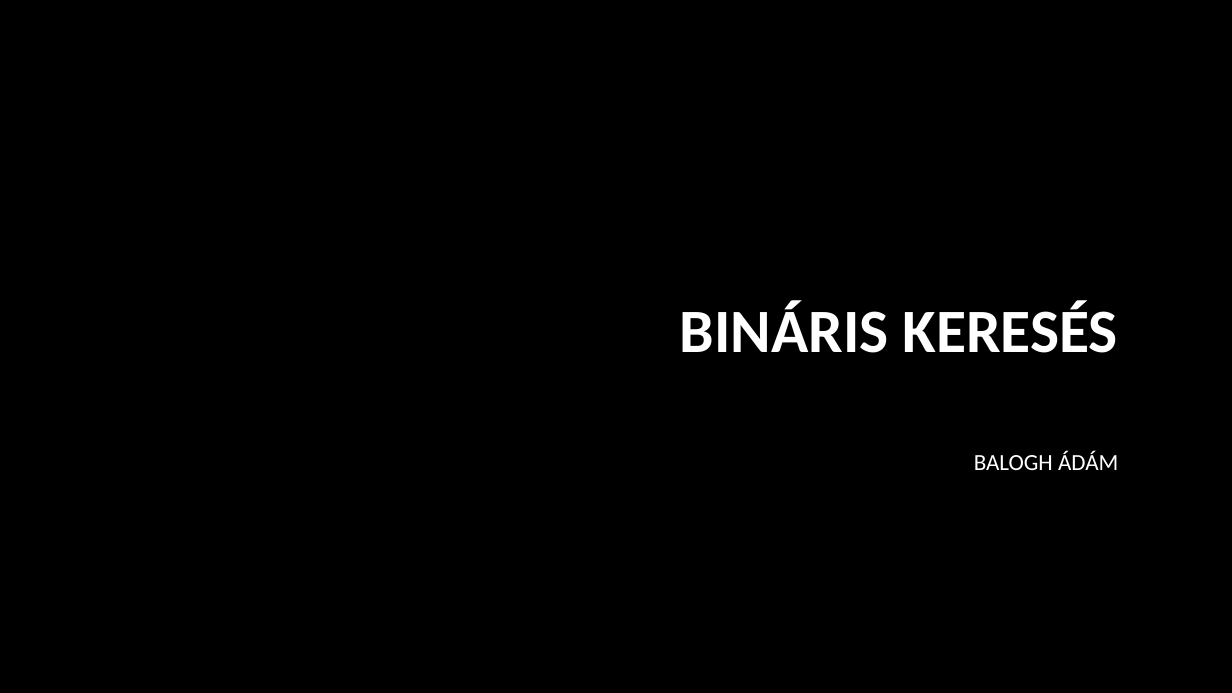
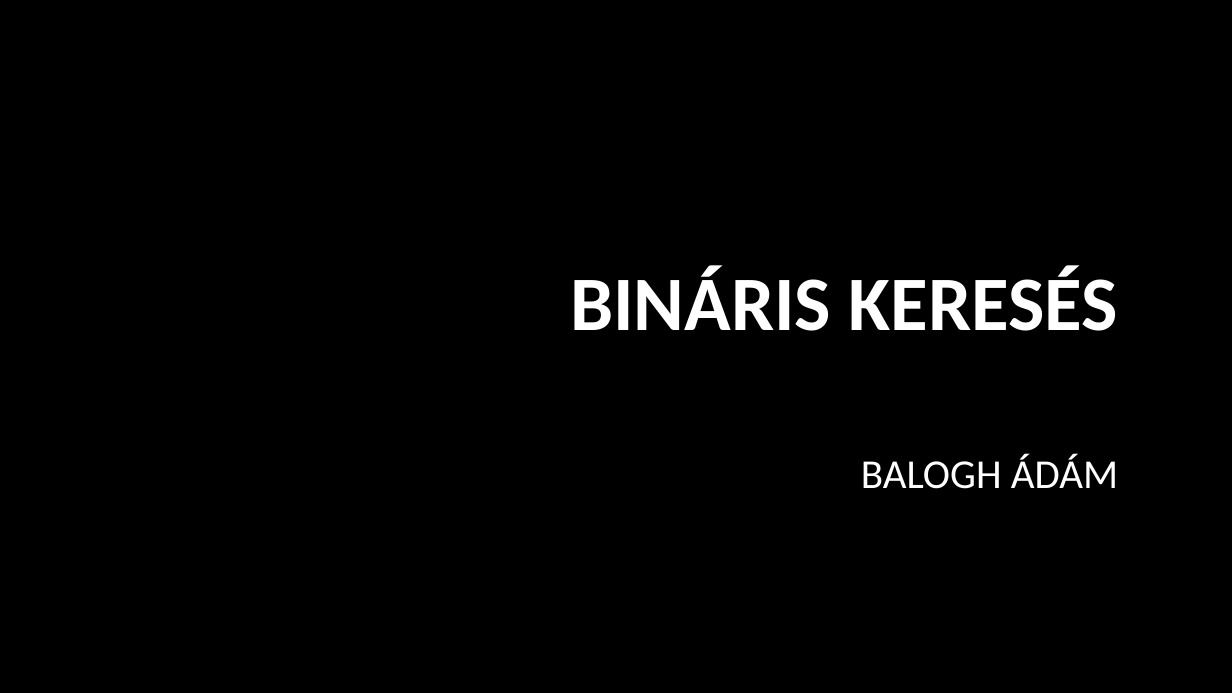
Before and after one commit to kizsi2019/KA_11D, a slide deck: slide 1 of Balogh Ádám István/Bináris keresés.pptx. Drawn at 1232x693 pixels with LibreOffice and Linux fonts; fonts in the diff are those of the drawing; background and template pictures are left out. Boxes give left, top, right and bottom in pixels: in the first picture for what was removed or moved away, otherwise in the second. Text is boxed around its words. In the diff, an @@ line names an element or a change of style, - is before the commit and + after.

```diff
--- a/Balogh Ádám István/Bináris keresés.pptx
+++ b/Balogh Ádám István/Bináris keresés.pptx
@@ title "BINÁRIS KERESÉS" at box(570, 266, 1118, 331): size 48 to 60 pt @@
@@ subtitle "BALOGH ÁDÁM" at box(861, 455, 1118, 489): size 18 to 32 pt @@
```
Also in this commit, not shown: 9 other slides changed.
